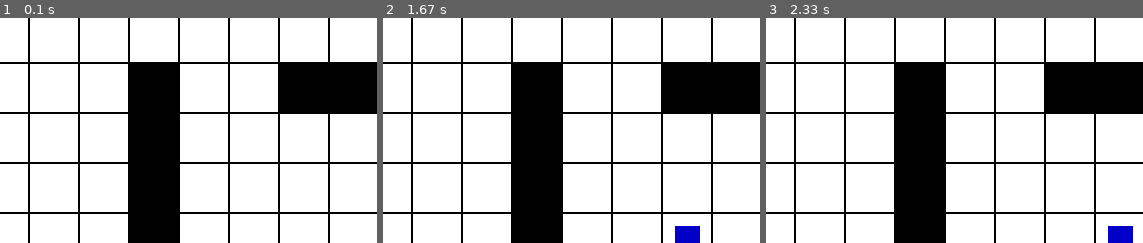
Above: before the commit, frames 1-3 (left to right).
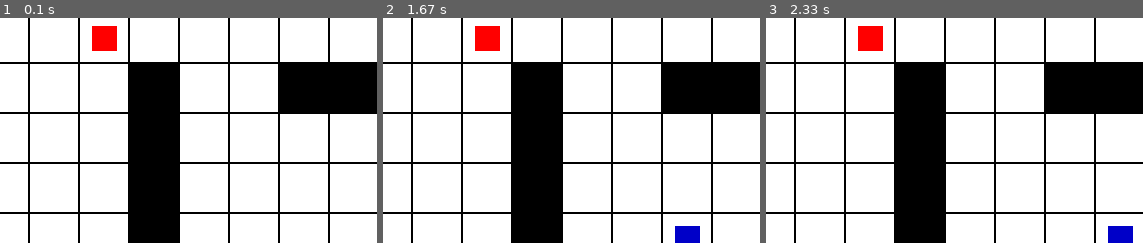
Above: after the commit, the same moments.

Repository: kobemaristela/ElChess
Game: pygame game, started from main.py
Two runs of this game, one before a commit and one after it. Both use one fixed random seed, a clock stepped at 60 frames per second and the inputs below.
Inputs:
- Up to frame 1 (0.1 s): no input
- Up to frame 2 (1.67 s): hold D 0.33-0.8 s; hold W 0.83-1.3 s; hold D from 1.33 s (still down)
- Up to frame 3 (2.33 s): release D at 1.8 s; hold A from 1.83 s (still down)
The pictures show only the part of the screen within x 9-59%, y 34-84%; the shares and areas given below are measured in that part.

The runs differ from the first frame. In frame 1, 0.7% of the frame differs, in the area x 24-32%, y 3-15%; in frame 2, 0.7%; in frame 3, 0.7%.

Commit message:
early implementation of monster collision

Diff:
--- a/Mobs/monster.py
+++ b/Mobs/monster.py
@@ -16,14 +16,18 @@
 SCREEN_WIDTH = 800
 
 
+MONSTER_SIZE = 25 #added const for easy changes if necessary
+
 class Monster(pygame.sprite.Sprite):
     def __init__(self, x, y, level=1, hp=1):
         super(Monster, self).__init__()
         self.level = level
         self.hp = hp
-        self.surf = pygame.Surface((50, 50))
+        self.surf = pygame.Surface((MONSTER_SIZE, MONSTER_SIZE))
         self.surf.fill((255, 0, 0))
         self.rect = self.surf.get_rect(center=(x, y))
+
+        self.image = self.surf #added image attribute to be able to call pygame.Group.draw()
 
     def __str__(self):
         return f'Monster - Level: {self.level} Health: {self.hp}'
--- a/main.py
+++ b/main.py
@@ -2,6 +2,8 @@
 from Realms.map_constants import *
 from game_sprites import *
 from Realms.room import Room
+from Mobs.monster import Monster
+from pygame_main import Button
 
 WIN = pygame.display.set_mode((WIDTH, HEIGHT))
 pygame.display.set_caption("Elchess Map")
@@ -80,7 +82,7 @@
     for group in sprite_groups:
         group.draw(WIN)
 
-    pygame.display.update()
+
 
 
 # thanks to https://stackoverflow.com/a/61007670
@@ -104,9 +106,21 @@
     hero_sprite_group = pygame.sprite.Group()
     hero_sprite = HeroSprite(BLUE, BLOCK_SIZE // 2, BLOCK_SIZE // 2, (hero_rect.x, hero_rect.y))
     hero_sprite_group.add(hero_sprite)
+
+
     wall_sprites = pygame.sprite.Group()
     all_sprites = pygame.sprite.Group()
     all_sprites.add(hero_sprite)
+
+    monsters = pygame.sprite.Group()
+    monster1 = Monster(175, 175)
+    monsters.add(monster1)
+
+    #from Timothy's pygame_main file
+    attack_button_img = pygame.image.load('attack_button.png').convert_alpha()
+    flee_button_img = pygame.image.load('flee_button.png').convert_alpha()
+    player_attack_button = Button(50, 300, attack_button_img, 0.65) #changed y coordinate
+    player_flee_button = Button(450, 300, flee_button_img, 0.65)
 
     clock = pygame.time.Clock()
     run = True
@@ -123,7 +137,25 @@
                 handle_hero_movement(event, hero_sprite, wall_sprites)
 
         current_room = handle_room_change(hero_sprite, current_room, wall_sprites)
-        draw_window(hero_sprite_group, wall_sprites)
+        draw_window(wall_sprites, monsters, hero_sprite_group)
+
+
+        #from Timothy's pygame_main.py
+        monster_to_attack = pygame.sprite.spritecollideany(hero_sprite, monsters) #temporarily changed to HeroSprite class hero
+        if monster_to_attack:
+            print(monster_to_attack)
+            if player_attack_button.draw(WIN):
+                print(monster_to_attack)
+                ##hero_sprite.attack(monster_to_attack) - temporarily removed due to lack of attack method
+                monster_to_attack.hp -= 1 #temporarily replaced attack method
+                print(monster_to_attack)
+
+                if monster_to_attack.hp <= 0:
+                    monster_to_attack.kill()
+
+            player_flee_button.draw(WIN)
+        pygame.display.update()
+
     pygame.quit()
 
 if __name__ == "__main__":
